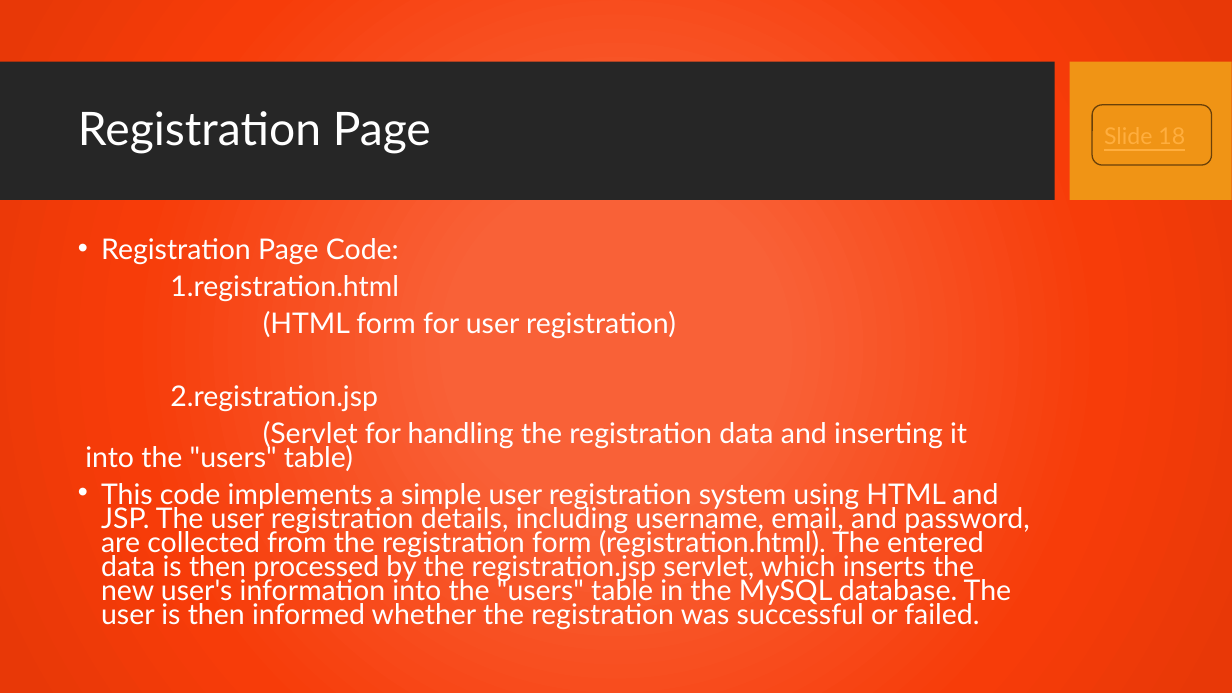
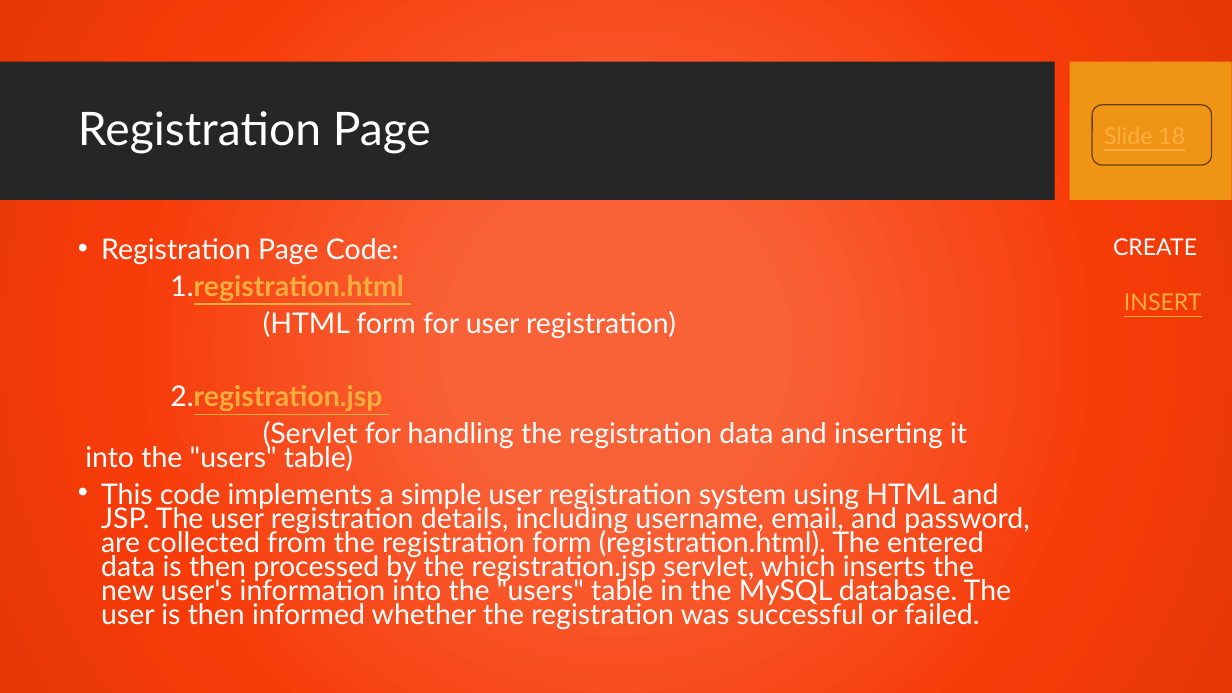
Before and after one commit to VamshiV25/MVC_CRUD_Operation, a slide deck: slide 9 of Building a sample CRUD Web Application.pptx. Drawn at 1232x693 pixels with LibreOffice and Linux fonts; fonts in the diff are those of the drawing; background and template pictures are left out. Boxes give left, top, right and bottom in pixels: in the first picture for what was removed or moved away, otherwise in the second. Text is boxed around its words. In the diff, an @@ line names an element or a change of style, - is before the commit and + after.

```diff
--- a/Building a sample CRUD Web Application.pptx
+++ b/Building a sample CRUD Web Application.pptx
@@ text added at (x1=1113, y1=238, x2=1197, y2=255), 18 pt, text #FFFFFF @@
+CREATE
@@ text at (x1=170, y1=275, x2=404, y2=411): text colour #FFFFFF to #FFAE3E, bold on, underline on in "1.registration.html", "2.registration.jsp" @@
@@ text added at (x1=1124, y1=293, x2=1201, y2=310), 18 pt, text #FFAE3E, underline @@
+INSERT
```
Also in this commit, not shown: 7 other slides changed, 15 slides added, 4 other files.
